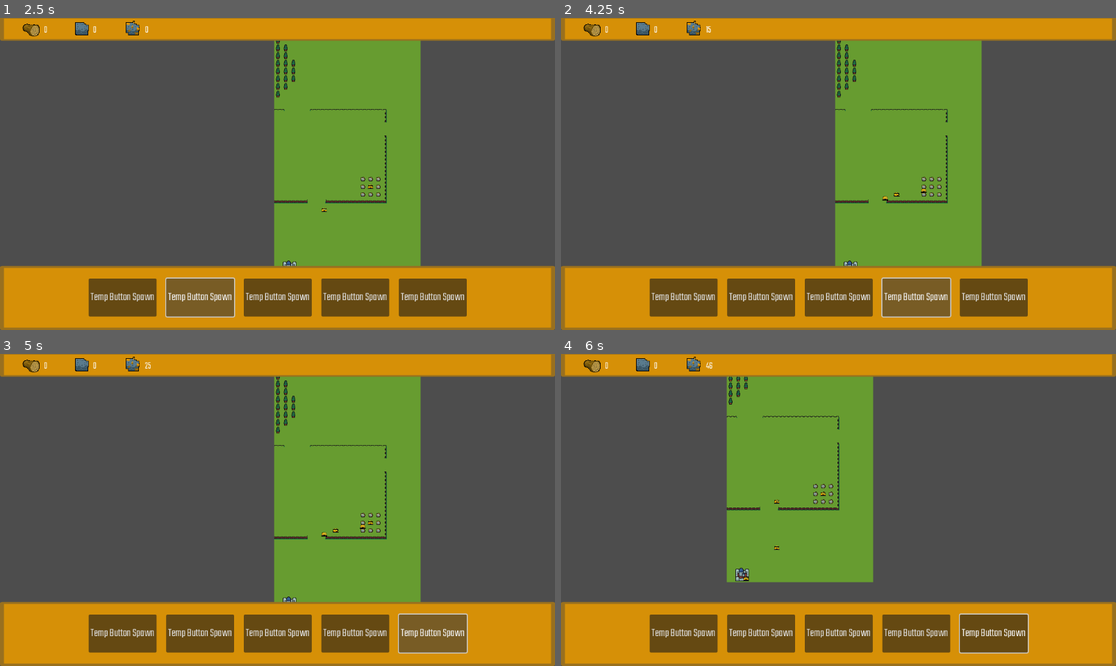
Above: before the commit, frames 1-4 (two rows, left to right).
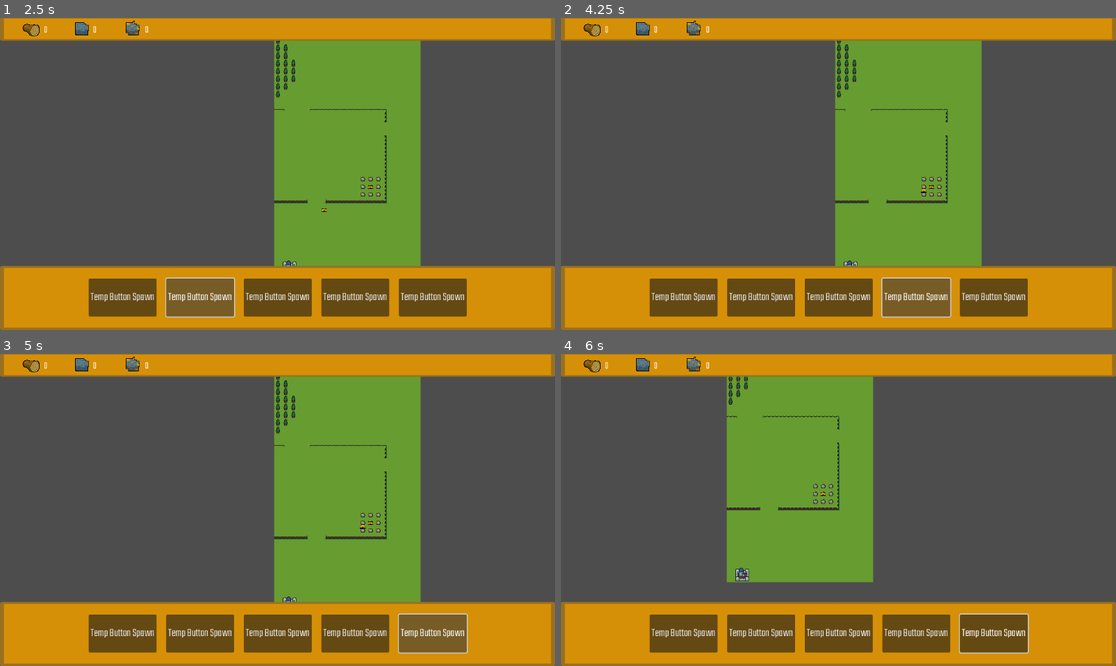
Above: after the commit, the same moments.

Repository: AndreastiUia/BachelorProject
Game: Godot game, scene res://Scenes/menu.tscn
Two runs of this game, one before a commit and one after it. Both use one fixed random seed, a clock stepped at 60 frames per second and the inputs below. The engine's default icon, where the game draws it, is replaced by a stand-in: a white triangle on a blue panel in a dark square.
Inputs (mouse positions are in pixels of both pictures, inside the frame that each line leads up to):
- Up to frame 1 (2.5 s): click "Start" at 0.5 s; click "Temp Button Spawn" at 1.25 s; click "Temp Button Spawn" at 2 s
- Up to frame 2 (4.25 s): click "Temp Button Spawn" at 2.75 s; click "Temp Button Spawn" at 3.5 s
- Up to frame 3 (5 s): click "Temp Button Spawn" at 4.25 s
- Up to frame 4 (6 s): tap Enter at 5 s; move the mouse to (960, 494) at 5.02 s; press the mouse at (960, 494) at 5.03 s; hold Right (ui_right) 5.03-5.78 s; move the mouse to (727, 525) at 5.77 s; release the mouse at (727, 525) at 5.78 s; hold Down (ui_down) from 5.78 s (still down); click (727, 525) at 5.85 s

Frame 1 is identical in both runs. In frame 2, less than 0.1% of the frame differs, in the area x 26-68%, y 2-59%; in frame 3, less than 0.1%; in frame 4, less than 0.1%, in the area x 26-40%, y 2-73%.
Error after the commit: Attempt to call function 'start' in base 'null instance' on a null instance. (res://Scripts/bot.gd:163)

Commit message:
Added a timer to slow down gathering and delivering of resources

Diff:
--- a/Scripts/bot.gd
+++ b/Scripts/bot.gd
@@ -1,6 +1,8 @@
 extends Node2D
 
 @onready var tile_map = $"../TileMap"
+@onready var timer_reset_idle = $timer_reset_idle
+
 
 # Bot atributes
 var SPEED = 500
@@ -16,6 +18,7 @@
 var stone: int = 0
 var inventory: int = 0
 var inventory_size: int = 10
+var mining_time = 1
 
 # Programming bots
 var program_index = 0
@@ -51,35 +54,7 @@
 
 # Called every frame. 'delta' is the elapsed time since the previous frame.
 func _process(delta):
-	var tile_data = tile_map.get_cell_tile_data(1, tile_map.local_to_map(global_position))
-
-	# Return if there is no resource on the current tile
-	if tile_data == null:
-		return
-	"""
-	if tile_data.get_custom_data("base"):
-		# "deliver" inventory at base
-		if gold > 0:
-			gold -= 1
-			Global.base_gold += 1
-		"""
-	"""
-	# Gather gold loop
-	var path: Array[Vector2i]
-
-	if gold <= 0 && !depleted:
-		path = astar_grid.get_id_path(
-			tile_map.local_to_map(global_position),
-			tile_map.local_to_map(gold_position)
-		).slice(1)
-	elif gold >= 100:
-		path = astar_grid.get_id_path(
-			tile_map.local_to_map(global_position),
-			tile_map.local_to_map(base_position)
-		).slice(1)
-	if path.is_empty() == false:
-		current_id_path = path
-	"""
+	pass
 
 func _physics_process(delta):
 	if !current_id_path.is_empty():
@@ -134,11 +109,12 @@
 			calc_path(calc_target_tile_by_direction(Vector2i.RIGHT))
 
 		program_func.MOVE_TO_POS:
+			# Move to tile based on grid-coordinates.
 			program_index += 1
 			calc_path(program_array[program_index])
 
 		program_func.WHILE_START:
-			# Intereate trough the program_array to find the next loop_end
+			# Intereate trough the program_array to find the next loop_end.
 			program_loop_index.append(program_index)
 			while function[program_index] != program_func.WHILE_END || program_loop_end_index.find(program_index) > -1:
 				if function[program_index] == program_func.MOVE_TO_POS || function[program_index] == program_func.IF:
@@ -150,16 +126,18 @@
 			program_index = program_loop_index.back()
 
 		program_func.WHILE_END:
+			# Jump back to start of the start of the loop.
 			program_index = program_loop_index.back()
 
 		program_func.WHILE_BREAK:
+			# Skip to end of loop. Since program_index is incremented after this, the program will cuntinue on first command after WHILE_END.
 			program_index = program_loop_end_index.front()
 			program_loop_index.pop_back()
 			program_loop_end_index.pop_front()
 
 		program_func.IF:
-			# Iterate trough the program_array to find the next if_end
-			# Increment 1 to save the position of the if statement to test
+			# Iterate trough the program_array to find the next if_end.
+			# Increment 1 to save the position of the if statement to test.
 			program_index += 1
 			var temp_program_index = program_index
 			var if_count = 0
@@ -175,17 +153,20 @@
 			program_if_end_index.append(program_index)
 			program_index = temp_program_index
 
+			# If the statement is false, then skip to IF_END.
 			if !test_expression(program_array[program_index]):
 				program_index = program_if_end_index.front()
 			program_if_end_index.pop_front()
 
 		program_func.GATHER_RESOURCE:
-			# Get resource_count on current tile from global dict
+			idle = false
+			timer_reset_idle.start(mining_time)
+			# Get resource_count on current tile from global dict.
 			var resource_count = Global.resource_count.get(tile_map.local_to_map(global_position))
 			var tile_data = tile_map.get_cell_tile_data(1, tile_map.local_to_map(global_position))
 
 			if !resource_count == null:
-				# Gather resource if inventory is less than inventory_size
+				# Gather resource if inventory is less than inventory_size.
 				if resource_count > 0 && inventory < inventory_size:
 					resource_count -= 1
 					# Remove the resource if the resource is depleted
@@ -197,17 +178,18 @@
 				Global.resource_count[tile_map.local_to_map(global_position)] = resource_count
 
 			update_inventory()
-			print(inventory)
 
 		program_func.DELIVER_RESOURCE:
+			idle = false
+			timer_reset_idle.start(mining_time)
 			var tile_data = tile_map.get_cell_tile_data(1, tile_map.local_to_map(global_position))
 
-			# Return if there is no resource on the current tile
+			# Return if there is no resource on the current tile.
 			if tile_data == null:
 				return
 
+			# Deliver resources in inventory.
 			if tile_data.get_custom_data("base"):
-				# "deliver" inventory at base
 				if gold > 0:
 					gold -= 1
 					Global.base_gold += 1
@@ -219,8 +201,12 @@
 	var expression = Expression.new()
 	expression.parse(statement, [])
 	var result = expression.execute([], self)
-	print(result)
 	return result
 
 func update_inventory():
 	inventory = gold + stone + wood
+	print(inventory)
+
+
+func _on_timer_reset_idle_timeout():
+	idle = true
